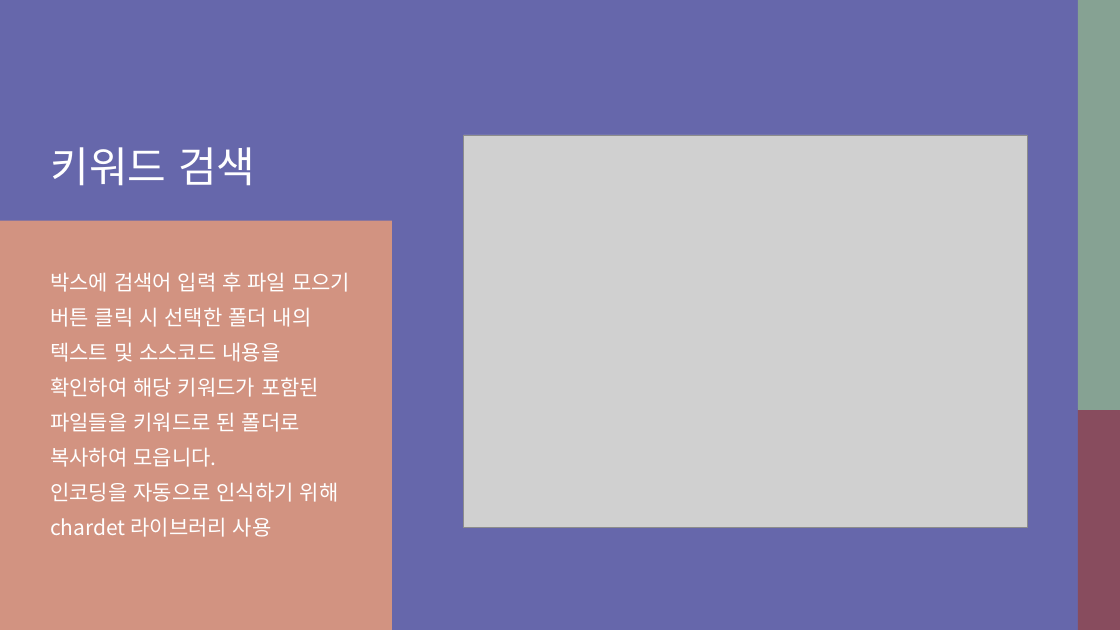
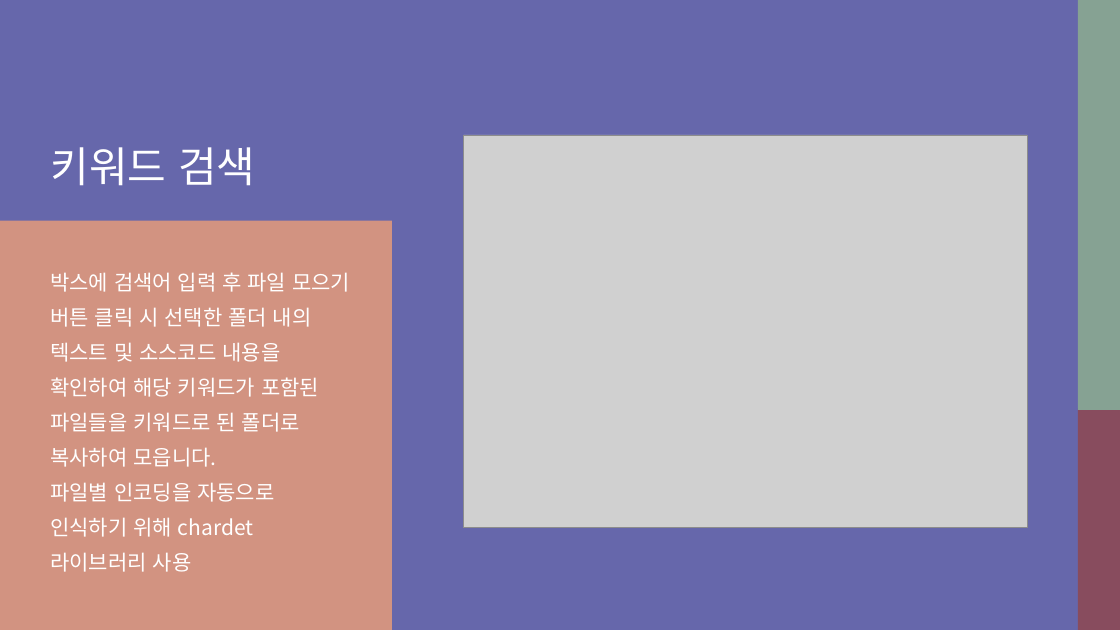
Before and after one commit to kang-seung-ho/Script-Project-01, a slide deck: slide 8 of 스크립트언어 1차 프로젝트.pptx. Drawn at 1120x630 pixels with LibreOffice and Linux fonts; fonts in the diff are those of the drawing; grey boxes stand for pictures. Boxes give left, top, right and bottom in pixels: in the first picture for what was removed or moved away, otherwise in the second. Text is boxed around its words. In the diff, an @@ line names an element or a change of style, - is before the commit and + after.

```diff
--- a/스크립트언어 1차 프로젝트.pptx
+++ b/스크립트언어 1차 프로젝트.pptx
@@ text at bbox=[50, 482, 274, 572]: text changed @@
-인코딩을 자동으로 인식하기 위해 chardet 라이브러리 사용
+파일별 인코딩을 자동으로 인식하기 위해 chardet 라이브러리 사용
```
Also in this commit, not shown: 1 other slide changed.
